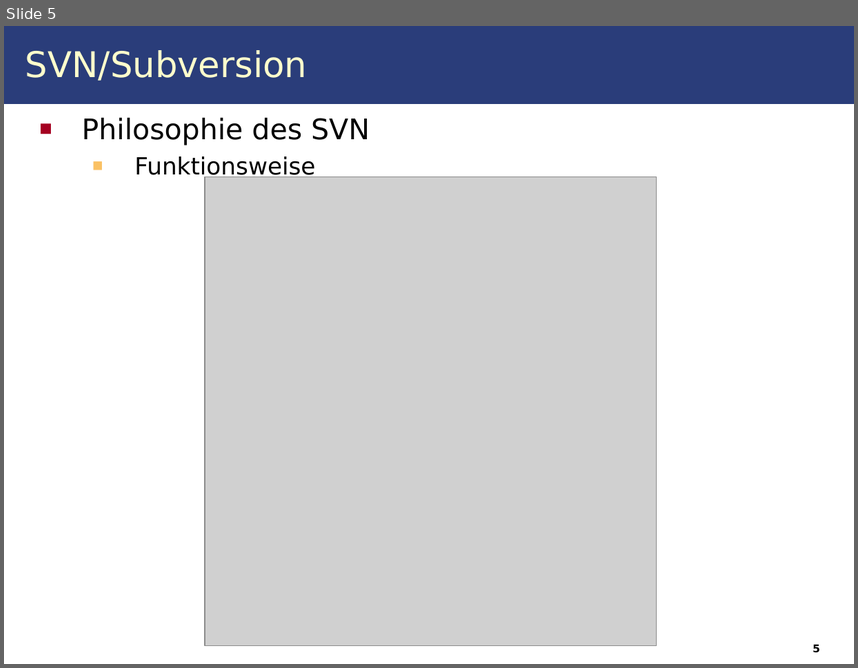
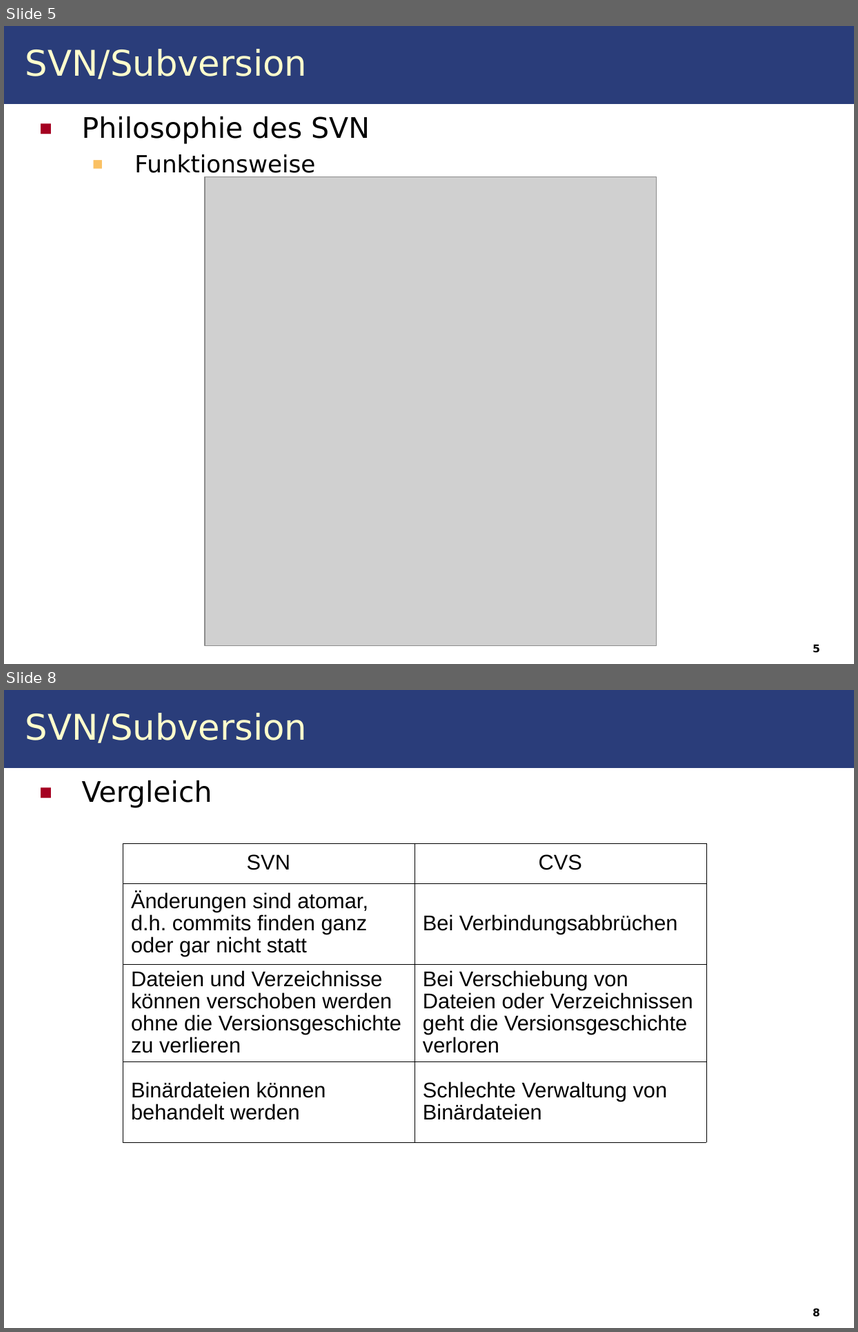
Before and after one commit to IAAS/decidr, a slide deck: seminars/at/Seminar.ppt. Shown one above the other, each under a label of ours: slide 5 before the commit, slides 5 and 8 after it; the slides between them are not shown. The pictures are 858x668 and 858x1332 pixels, drawn with LibreOffice and Linux fonts; fonts in the diff are those of the drawing; grey boxes stand for pictures. Boxes give left, top, right and bottom in pixels: in the first picture for what was removed or moved away, otherwise in the second. Text is boxed around its words. In the diff, an @@ line names an element or a change of style, - is before the commit and + after.

```diff
--- a/seminars/at/Seminar.ppt
+++ b/seminars/at/Seminar.ppt
@@ slide 8 added at <box>4,690,854,1328</box>, background #FFFFFF; not listed: 1 template element that a slide beside it also shows @@
@@ title added at <box>25,713,308,743</box>, 30 pt, text #FFFFCC @@
+SVN/Subversion
@@ text added at <box>82,780,212,808</box>, 24 pt, text #000000 @@
+■ Vergleich
@@ table added at <box>123,843,706,1138</box>, 4 rows, 2 columns @@
+SVN | CVS
+Änderungen sind atomar, d.h. commits finden ganz oder gar nicht statt | Bei Verbindungsabbrüchen
+Dateien und Verzeichnisse können verschoben werden ohne die Versionsgeschichte zu verlieren | Bei Verschiebung von Dateien oder Verzeichnissen geht die Versionsgeschichte verloren
+Binärdateien können behandelt werden | Schlechte Verwaltung von Binärdateien
@@ page number added at <box>813,1308,820,1317</box>, 9 pt, text #000000, bold @@
+8
@@ slide 5 changed as well @@
@@ title "SVN/Subversion" at <box>25,49,308,79</box>: line spacing 1 to 0.97 @@
@@ text "Philosophie des SVN" at <box>82,116,370,178</box>: line spacing 1 to 0.97 @@
```
Also in this commit, not shown: 5 other slides changed, 13 other slides added, 9 other files.
